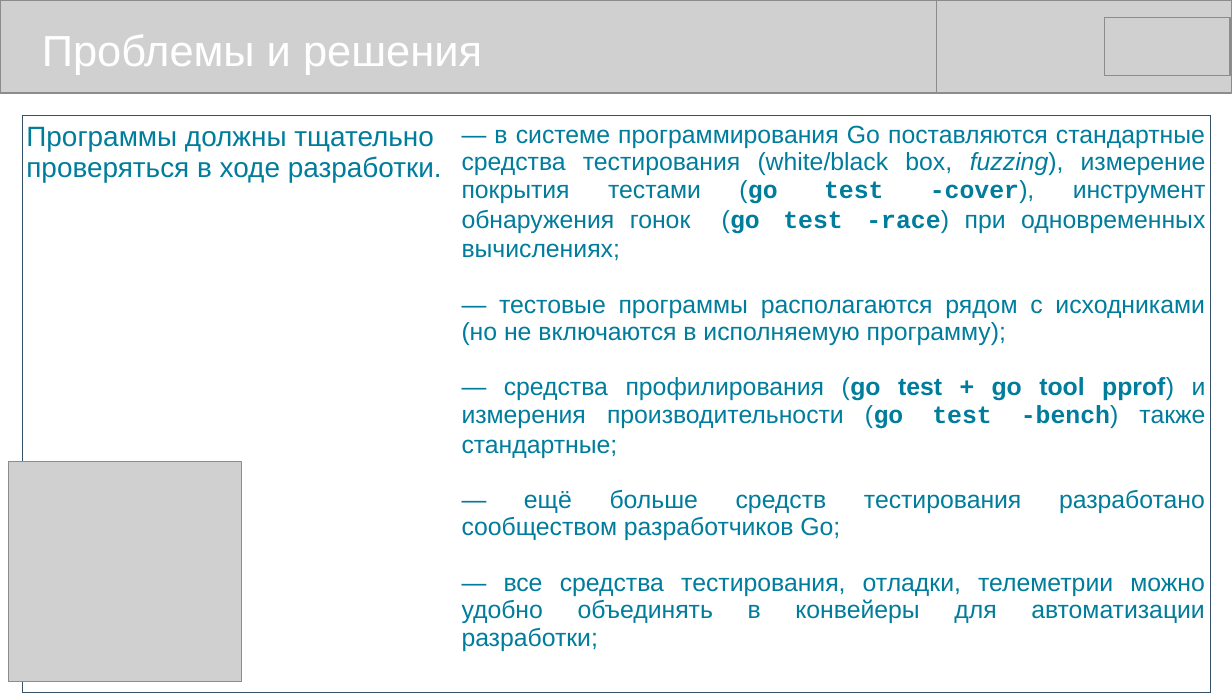
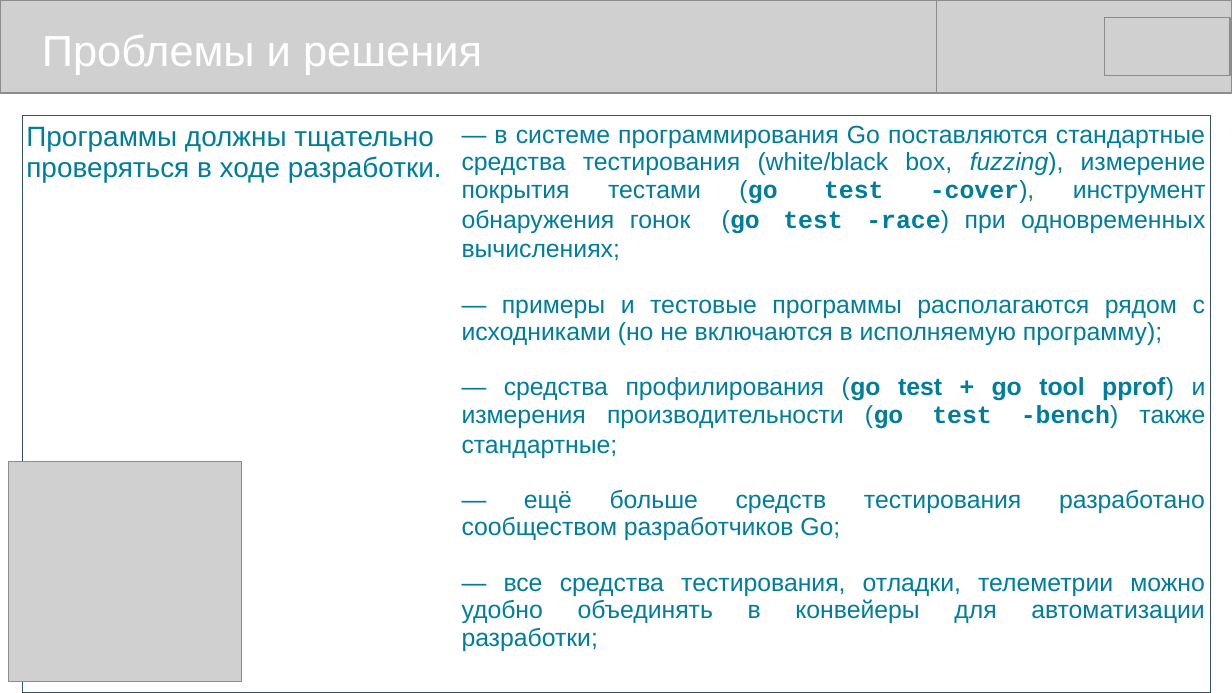
Before and after one commit to mike-shock/Go_language, a slide deck: slide 15 of view/Go_View.odp. Drawn at 1232x693 pixels with LibreOffice and Linux fonts; fonts in the diff are those of the drawing; grey boxes stand for pictures. Boxes give left, top, right and bottom in pixels: in the first picture for what was removed or moved away, otherwise in the second. Text is boxed around its words. In the diff, an @@ line names an element or a change of style, - is before the commit and + after.

```diff
--- a/view/Go_View.odp
+++ b/view/Go_View.odp
@@ table at (22, 115, 1211, 655) @@
-row 1, column 2: — в системе программирования Go поставляются стандартные средства тестирования (white/black box, fuzzing), измерение покрытия тестами (go test -cover), инструмент обнаружения гонок (go test -race) при одновременных вычислениях; / — тестовые программы располагаются рядом с исходниками (но не включаются в исполняемую программу); / — средства профилирования (go test + go tool pprof) и измерения производительности (go test -bench) также стандартные; / — ещё больше средств тестирования разработано сообществом разработчиков Go; / — все средства тестирования, отладки, телеметрии можно удобно объединять в конвейеры для автоматизации разработки;
+row 1, column 2: — в системе программирования Go поставляются стандартные средства тестирования (white/black box, fuzzing), измерение покрытия тестами (go test -cover), инструмент обнаружения гонок (go test -race) при одновременных вычислениях; / — примеры и тестовые программы располагаются рядом с исходниками (но не включаются в исполняемую программу); / — средства профилирования (go test + go tool pprof) и измерения производительности (go test -bench) также стандартные; / — ещё больше средств тестирования разработано сообществом разработчиков Go; / — все средства тестирования, отладки, телеметрии можно удобно объединять в конвейеры для автоматизации разработки;
```
Also in this commit, not shown: 10 other slides changed.
